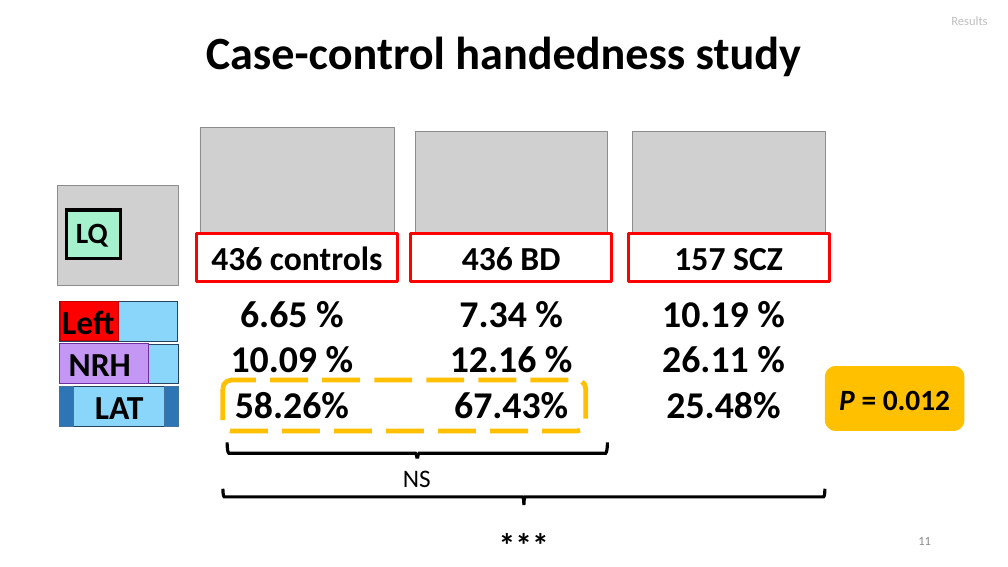
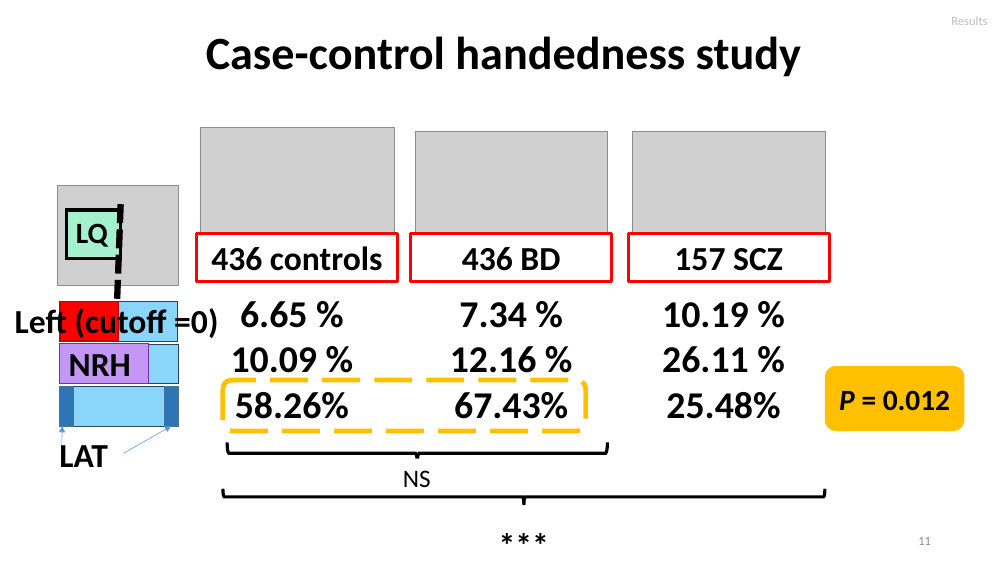
Before and after one commit to igarcia17/EHI_laterality, a slide deck: slide 11 of NorthSeaLateralityCongress_InesGarciaOrtiz.pptx. Drawn at 1008x567 pixels with LibreOffice and Linux fonts; fonts in the diff are those of the drawing; grey boxes stand for pictures. Boxes give left, top, right and bottom in pixels: in the first picture for what was removed or moved away, otherwise in the second. Text is boxed around its words. In the diff, an @@ line names an element or a change of style, - is before the commit and + after.

```diff
--- a/NorthSeaLateralityCongress_InesGarciaOrtiz.pptx
+++ b/NorthSeaLateralityCongress_InesGarciaOrtiz.pptx
@@ line added from (121, 204) to (117, 301), #000000 6 pt dashed @@
@@ text at bbox=[15, 305, 218, 341]: text changed @@
-Left
+Left (cutoff =0)
@@ text "LAT": place and size @@
-text "LAT" at bbox=[95, 397, 144, 427]
+text "LAT" at bbox=[59, 440, 108, 467]
@@ arrow added from (62, 445) to (62, 426), #5B9BD5 0.5 pt @@
@@ arrow added from (123, 454) to (171, 426), #5B9BD5 0.5 pt @@
```
Also in this commit, not shown: 6 other slides changed, 1 slide added.
